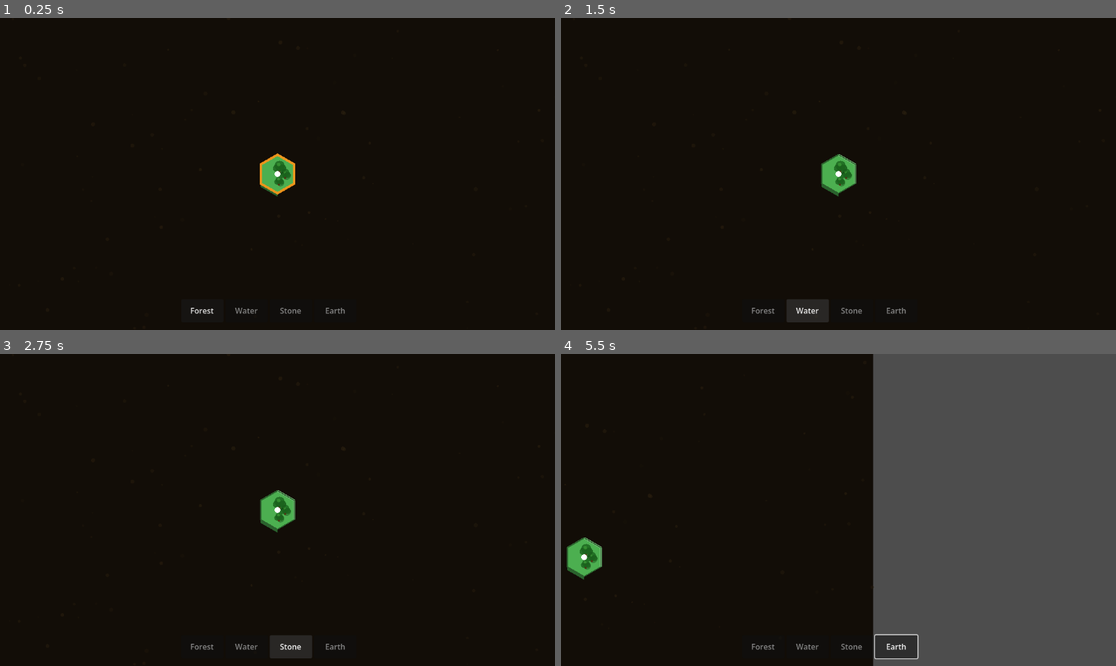
Above: before the commit, frames 1-4 (two rows, left to right).
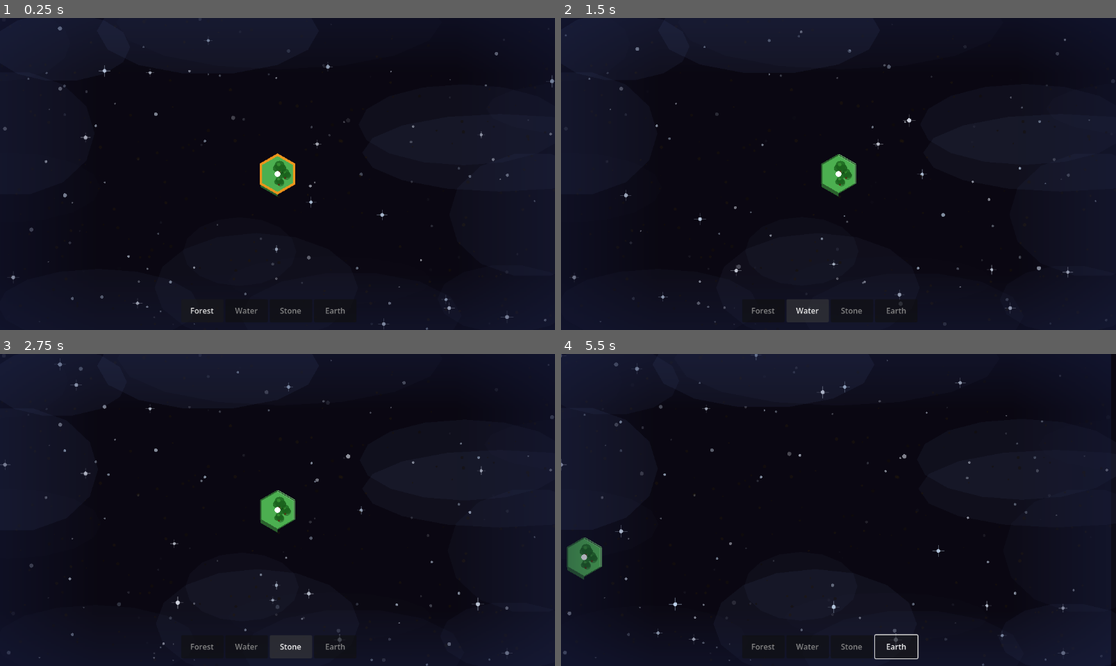
Above: after the commit, the same moments.

Repository: Roruchi/Satori
Game: Godot game, scene res://scenes/Garden.tscn
Same seed, same stepped clock (60 frames per second), same inputs: the game is played once before the commit and once after it.
Inputs (mouse positions are in pixels of both pictures, inside the frame that each line leads up to):
- Up to frame 1 (0.25 s): no input
- Up to frame 2 (1.5 s): click "Forest" at 0.5 s; click "Water" at 1.25 s
- Up to frame 3 (2.75 s): click "Stone" at 2 s
- Up to frame 4 (5.5 s): click "Earth" at 2.75 s; tap Enter at 3.5 s; move the mouse to (960, 494) at 3.52 s; hold Right (ui_right) 3.53-4.25 s; hold Shift 3.53-4.25 s; click (960, 494) at 3.67 s; drag from (727, 525) to (810, 572) at 4.27 s; move the mouse to (894, 441) at 5.02 s; hold Right (ui_right) from 5.03 s (still down); tap Ctrl at 5.1 s

The runs differ from the first frame. In frame 1, 42% of the frame differs, in the area x 0-100%, y 0-100%; in frame 2, 43%; in frame 3, 44%; in frame 4, 67%.

Commit message:
feat: animated starfield, floating mist wisps, and edge vignette in GardenView
Co-authored-by: Roruchi <24620744+Roruchi@users.noreply.github.com>
Agent-Logs-Url: https://github.com/Roruchi/Satori/sessions/0241db3a-dd2d-477c-a5a4-2ebc7d198ff9

Diff:
--- a/src/grid/GardenView.gd
+++ b/src/grid/GardenView.gd
@@ -8,6 +8,11 @@
 
 ## Depth of the 2.5D voxel side-face in pixels (at zoom=2 this is ~7px on screen).
 const VOXEL_DEPTH: float = 3.5
+
+## Number of background stars.
+const _STAR_COUNT: int = 150
+## Number of floating mist wisps (6 ambient + 4 edge-biased).
+const _MIST_COUNT: int = 10
 
 # ---------------------------------------------------------------------------
 # Hover state
@@ -26,6 +31,13 @@
 var _reject_coord: Vector2i = Vector2i(-9999, -9999)
 var _reject_reason: String = ""
 var _reject_timer: float = 0.0
+
+## Continuous time accumulator for background animations.
+var _anim_time: float = 0.0
+## Pre-computed star data: [norm_x, norm_y, px_size, phase, speed, hue_tint]
+var _bg_stars: Array = []
+## Pre-computed mist wisp data: [nx, ny, w_frac, h_frac, alpha, pulse_spd, drift_spd, phase, amp_x, amp_y]
+var _bg_mists: Array = []
 
 # ---------------------------------------------------------------------------
 # Cluster cache  (unified, keyed by biome)
@@ -67,19 +79,17 @@
 	if scan_service != null and scan_service.has_signal("discovery_triggered"):
 		scan_service.discovery_triggered.connect(_on_discovery_triggered)
 
+	_init_background_data()
 	queue_redraw()
 
 
 func _process(delta: float) -> void:
-	var needs_redraw := false
+	_anim_time += delta
 	if _mix_timer > 0.0:
 		_mix_timer -= delta
-		needs_redraw = true
 	if _reject_timer > 0.0:
 		_reject_timer -= delta
-		needs_redraw = true
-	if needs_redraw:
-		queue_redraw()
+	queue_redraw()  # always redraw for background animation
 
 
 # ---------------------------------------------------------------------------
@@ -187,6 +197,9 @@
 		var border: PackedVector2Array = _hex_polygon(hc, TILE_RADIUS)
 		border.append(border[0])
 		draw_polyline(border, Color(1.0, 0.6, 0.1, 0.9), 2.5)
+
+	# 6. Screen-edge mist vignette (drawn last so it overlays everything)
+	_draw_edge_mist()
 
 
 # ---------------------------------------------------------------------------
@@ -837,30 +850,241 @@
 
 
 # ---------------------------------------------------------------------------
-# Background
-# ---------------------------------------------------------------------------
-
-## Draw a dark pixelated earth background behind all tiles.
+# Background — stars, floating mist, animated void
+# ---------------------------------------------------------------------------
+
+## Pre-compute all star and mist wisp data once in _ready().
+## Each star: [norm_x, norm_y, px_size, phase, speed, hue_tint]
+## Each wisp: [nx, ny, w_frac, h_frac, alpha_base, pulse_spd, drift_spd, phase, amp_x, amp_y]
+func _init_background_data() -> void:
+	var rng := RandomNumberGenerator.new()
+	rng.seed = 0xC0FFEE
+
+	_bg_stars.clear()
+	for _i: int in range(_STAR_COUNT):
+		_bg_stars.append([
+			rng.randf(),                     # norm_x  [0, 1] screen fraction
+			rng.randf(),                     # norm_y  [0, 1] screen fraction
+			rng.randf_range(0.7, 2.2),       # pixel size
+			rng.randf() * TAU,               # twinkle phase
+			rng.randf_range(0.4, 2.5),       # twinkle speed
+			rng.randf_range(-1.0, 1.0),      # hue tint  (−1 warm, +1 cool-blue)
+		])
+
+	_bg_mists.clear()
+	var mrng := RandomNumberGenerator.new()
+	mrng.seed = 0xD1F0A7
+
+	# 6 ambient wisps scattered randomly across the screen
+	for _i: int in range(6):
+		_bg_mists.append([
+			mrng.randf_range(-0.05, 1.05),   # nx
+			mrng.randf_range(-0.05, 1.05),   # ny
+			mrng.randf_range(0.20, 0.50),    # width fraction of screen
+			mrng.randf_range(0.12, 0.28),    # height fraction of screen
+			mrng.randf_range(0.025, 0.060),  # alpha_base
+			mrng.randf_range(0.12, 0.30),    # pulse speed
+			mrng.randf_range(0.025, 0.070),  # drift speed
+			mrng.randf() * TAU,              # phase offset
+			mrng.randf_range(0.025, 0.075),  # drift amplitude X (fraction of screen width)
+			mrng.randf_range(0.010, 0.040),  # drift amplitude Y (fraction of screen height)
+		])
+
+	# 4 edge-biased wisps (one per screen edge) — slightly larger and denser
+	var edge_anchors: Array = [
+		[0.08, 0.50],  # left
+		[0.92, 0.50],  # right
+		[0.50, 0.07],  # top
+		[0.50, 0.93],  # bottom
+	]
+	for ea: Array in edge_anchors:
+		_bg_mists.append([
+			float(ea[0]) + mrng.randf_range(-0.08, 0.08),
+			float(ea[1]) + mrng.randf_range(-0.08, 0.08),
+			mrng.randf_range(0.30, 0.60),    # wider
+			mrng.randf_range(0.18, 0.38),
+			mrng.randf_range(0.030, 0.080),  # slightly more visible
+			mrng.randf_range(0.08, 0.22),
+			mrng.randf_range(0.010, 0.040),  # slower drift
+			mrng.randf() * TAU,
+			mrng.randf_range(0.010, 0.040),
+			mrng.randf_range(0.005, 0.020),
+		])
+
+
+## Return the world-space Rect2 currently visible on screen, derived from the
+## active Camera2D position and zoom.  Falls back to a viewport-centred rect
+## when no camera is found.
+func _get_world_screen_rect() -> Rect2:
+	var vp_size: Vector2 = get_viewport_rect().size
+	var cam: Camera2D = get_viewport().get_camera_2d()
+	if cam == null:
+		return Rect2(Vector2(-vp_size.x * 0.5, -vp_size.y * 0.5), vp_size)
+	var center: Vector2 = cam.get_screen_center_position()
+	var half: Vector2 = vp_size / (cam.zoom * 2.0)
+	return Rect2(center - half, half * 2.0)
+
+
+## Draw the animated background: dark cosmic void, drifting mist wisps, and
+## twinkling stars.  All coordinates are in world space based on the visible
+## screen rect so the elements remain screen-relative during camera panning.
 func _draw_background() -> void:
-	# Determine approximate extent of the placed tiles to size the background
-	var extent: float = 300.0
-	if not GameState.grid.tiles.is_empty():
-		for coord: Vector2i in GameState.grid.tiles:
-			var px: Vector2 = _HexUtils.axial_to_pixel(coord, TILE_RADIUS)
-			extent = maxf(extent, maxf(absf(px.x), absf(px.y)) + TILE_RADIUS * 4.0)
-	# Dark earth base
-	draw_rect(Rect2(Vector2(-extent, -extent), Vector2(extent * 2.0, extent * 2.0)), Color(0.07, 0.05, 0.03))
-	# Subtle grain pattern using a deterministic seed
+	var sr: Rect2 = _get_world_screen_rect()
+	var sw: float = sr.size.x
+	var sh: float = sr.size.y
+	var sx: float = sr.position.x
+	var sy: float = sr.position.y
+
+	# --- Void base (padded so no gap appears when camera pans) ---
+	var pad: float = 60.0
+	draw_rect(Rect2(Vector2(sx - pad, sy - pad), Vector2(sw + pad * 2.0, sh + pad * 2.0)),
+		Color(0.04, 0.03, 0.07))
+
+	# --- Floating mist wisps (drawn before stars so they appear behind) ---
+	for wisp: Array in _bg_mists:
+		var drift_t: float = _anim_time * float(wisp[6]) + float(wisp[7])
+		var offset_x: float = sin(drift_t) * float(wisp[8]) * sw
+		var offset_y: float = cos(drift_t * 0.72 + 1.4) * float(wisp[9]) * sh
+		var wx: float = sx + float(wisp[0]) * sw + offset_x
+		var wy: float = sy + float(wisp[1]) * sh + offset_y
+		var wisp_w: float = float(wisp[2]) * sw
+		var wisp_h: float = float(wisp[3]) * sh
+		var alpha: float = float(wisp[4]) * (0.58 + 0.42 * sin(_anim_time * float(wisp[5]) + float(wisp[7])))
+		# Approximate ellipse with a 16-gon polygon
+		var pts := PackedVector2Array()
+		pts.resize(16)
+		for j: int in range(16):
+			var ang: float = TAU * float(j) / 16.0
+			pts[j] = Vector2(wx + cos(ang) * wisp_w * 0.5, wy + sin(ang) * wisp_h * 0.5)
+		draw_colored_polygon(pts, Color(0.48, 0.58, 0.82, alpha))
+
+	# --- Twinkling stars ---
+	for star: Array in _bg_stars:
+		var world_x: float = sx + float(star[0]) * sw
+		var world_y: float = sy + float(star[1]) * sh
+		var px_size: float = float(star[2])
+		var phase: float = float(star[3])
+		var spd: float = float(star[4])
+		var hue: float = float(star[5])
+
+		var twinkle: float = 0.45 + 0.55 * sin(_anim_time * spd + phase)
+		var alpha: float = maxf(0.0, twinkle * (0.40 + 0.50 * (px_size - 0.7) / 1.5))
+
+		# Warm tint: hue > 0 → slightly warm yellow, hue < 0 → cool blue-white
+		var star_r: float = clampf(0.88 - hue * 0.07, 0.0, 1.0)
+		var star_g: float = clampf(0.93 - hue * 0.03, 0.0, 1.0)
+		var star_b: float = 1.0
+		draw_circle(Vector2(world_x, world_y), px_size, Color(star_r, star_g, star_b, alpha))
+
+		# Cross-hair glint for large bright stars
+		if px_size > 1.5 and twinkle > 0.75:
+			var gl: float = px_size * 3.2 * twinkle
+			var gc: Color = Color(star_r, star_g, star_b, alpha * 0.42)
+			draw_line(Vector2(world_x - gl, world_y), Vector2(world_x + gl, world_y), gc, 0.7)
+			draw_line(Vector2(world_x, world_y - gl), Vector2(world_x, world_y + gl), gc, 0.7)
+
+	# --- Subtle earthen grain (world-space, seeded, capped) ---
 	var rng := RandomNumberGenerator.new()
 	rng.seed = 0x5A7201
-	# Cap grain count to avoid O(n²) draw calls on large grids
-	var grain_count: int = mini(int(extent * extent * 0.0015), 280)
+	var grain_count: int = mini(int(sw * sh * 0.0013), 240)
 	for _i: int in range(grain_count):
-		var gx: float = rng.randf_range(-extent, extent)
-		var gy: float = rng.randf_range(-extent, extent)
-		var gr: float = rng.randf_range(0.6, 2.2)
-		var bright: float = rng.randf_range(0.10, 0.20)
-		draw_circle(Vector2(gx, gy), gr, Color(bright * 0.9, bright * 0.65, bright * 0.30, 0.55))
+		var gx: float = sx + rng.randf() * sw
+		var gy: float = sy + rng.randf() * sh
+		var gr: float = rng.randf_range(0.5, 1.8)
+		var bright: float = rng.randf_range(0.08, 0.16)
+		draw_circle(Vector2(gx, gy), gr, Color(bright * 0.88, bright * 0.62, bright * 0.28, 0.48))
+
+
+## Draw an animated screen-edge mist vignette.
+## Uses per-vertex alpha on draw_polygon() to create smooth gradient bands.
+## Also places animated wisp puffs near each corner.
+func _draw_edge_mist() -> void:
+	var sr: Rect2 = _get_world_screen_rect()
+	var sw: float = sr.size.x
+	var sh: float = sr.size.y
+	var sx: float = sr.position.x
+	var sy: float = sr.position.y
+
+	var fade_x: float = sw * 0.18
+	var fade_y: float = sh * 0.18
+
+	# Breathing animation: alpha gently pulses ±8 %
+	var pulse: float = 0.40 + 0.08 * sin(_anim_time * 0.28)
+	var mc_r: float = 0.08
+	var mc_g: float = 0.10
+	var mc_b: float = 0.22
+
+	var edge_col: Color = Color(mc_r, mc_g, mc_b, pulse)
+	var clear_col: Color = Color(mc_r, mc_g, mc_b, 0.0)
+
+	# Left edge
+	draw_polygon(PackedVector2Array([
+		Vector2(sx, sy),
+		Vector2(sx + fade_x, sy),
+		Vector2(sx + fade_x, sy + sh),
+		Vector2(sx, sy + sh),
+	]), PackedColorArray([edge_col, clear_col, clear_col, edge_col]))
+
+	# Right edge
+	draw_polygon(PackedVector2Array([
+		Vector2(sx + sw, sy),
+		Vector2(sx + sw - fade_x, sy),
+		Vector2(sx + sw - fade_x, sy + sh),
+		Vector2(sx + sw, sy + sh),
+	]), PackedColorArray([edge_col, clear_col, clear_col, edge_col]))
+
+	# Top edge
+	draw_polygon(PackedVector2Array([
+		Vector2(sx, sy),
+		Vector2(sx + sw, sy),
+		Vector2(sx + sw, sy + fade_y),
+		Vector2(sx, sy + fade_y),
+	]), PackedColorArray([edge_col, edge_col, clear_col, clear_col]))
+
+	# Bottom edge
+	draw_polygon(PackedVector2Array([
+		Vector2(sx, sy + sh),
+		Vector2(sx + sw, sy + sh),
+		Vector2(sx + sw, sy + sh - fade_y),
+		Vector2(sx, sy + sh - fade_y),
+	]), PackedColorArray([edge_col, edge_col, clear_col, clear_col]))
+
+	# --- Animated wisps drifting in from the screen edges ---
+	# 6 wisps evenly distributed around the perimeter, drifting inward slowly
+	for wi: int in range(6):
+		var wp: float = float(wi) * TAU / 6.0
+		var wisp_alpha: float = 0.055 + 0.025 * sin(_anim_time * 0.18 + wp)
+		var drift_x: float = sin(_anim_time * 0.10 + wp * 1.3) * sw * 0.025
+		var drift_y: float = cos(_anim_time * 0.08 + wp * 0.9) * sh * 0.020
+
+		var wx: float = sx
+		var wy: float = sy
+		var ww: float = sw * 0.30
+		var wh: float = sh * 0.30
+		# Cycle: 0,3 → left/right; 1,4 → top/bottom; 2,5 → corner puffs
+		match wi % 3:
+			0:
+				wx = sx + sw * (0.02 if wi < 3 else 0.98) + drift_x
+				wy = sy + sh * (0.35 + float(wi / 3) * 0.30) + drift_y
+				ww = sw * 0.30
+				wh = sh * 0.40
+			1:
+				wx = sx + sw * (0.35 + float(wi / 3) * 0.30) + drift_x
+				wy = sy + sh * (0.03 if wi < 3 else 0.97) + drift_y
+				ww = sw * 0.40
+				wh = sh * 0.28
+			_:
+				wx = sx + sw * (0.10 if wi < 3 else 0.90) + drift_x
+				wy = sy + sh * (0.10 if wi < 3 else 0.90) + drift_y
+				ww = sw * 0.25
+				wh = sh * 0.22
+
+		var w_pts := PackedVector2Array()
+		w_pts.resize(14)
+		for j: int in range(14):
+			var ang: float = TAU * float(j) / 14.0
+			w_pts[j] = Vector2(wx + cos(ang) * ww * 0.5, wy + sin(ang) * wh * 0.5)
+		draw_colored_polygon(w_pts, Color(0.42, 0.52, 0.78, wisp_alpha))
 
 
 # ---------------------------------------------------------------------------
